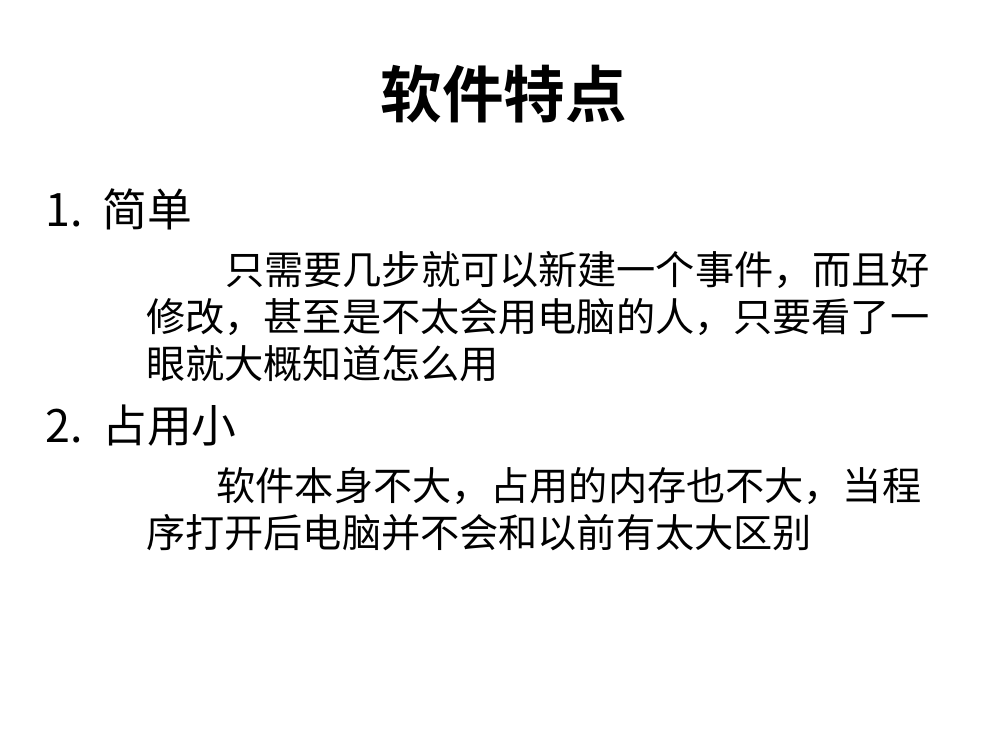
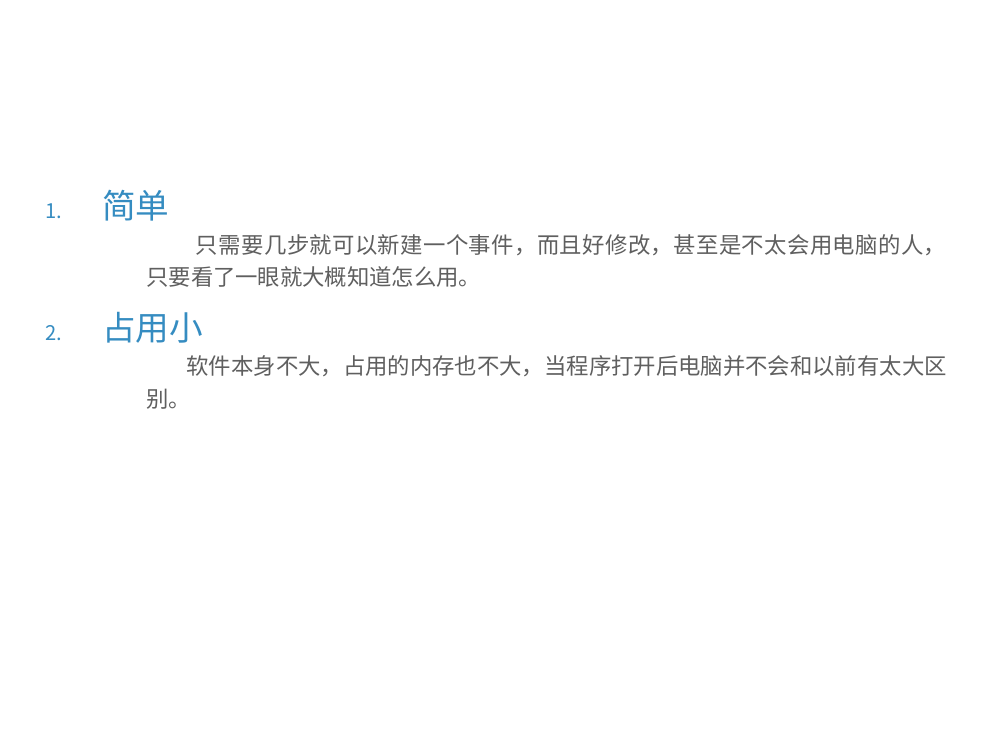
Before and after one commit to tzy502/test, a slide deck: slide 5 of G07项目介绍.ppt. Drawn at 1008x756 pixels with LibreOffice and Linux fonts; fonts in the diff are those of the drawing; background and template pictures are left out. Boxes give left, top, right and bottom in pixels: in the first picture for what was removed or moved away, otherwise in the second. Text is boxed around its words. In the diff, an @@ line names an element or a change of style, - is before the commit and + after.

```diff
--- a/G07项目介绍.ppt
+++ b/G07项目介绍.ppt
@@ title "软件特点": place and size @@
-title "软件特点" at (381,64,627,123)
+title "软件特点" at (93,0,879,82)
@@ title "软件特点" at (93,0,879,82): size 44 to 32 pt, font Calibri to Noto Sans CJK SC, text colour #000000 to #FFFFFF; line spacing 1 to 0.9; vertical alignment middle to bottom @@
@@ text at (102,190,203,343): size 32 to 24 pt, font Calibri to Noto Sans CJK SC, text colour #000000 to #358CC1 in "简单", "占用小"; alignment left to justified; line spacing 1 to 1.1; less space between paragraphs; bullet colour #000000 to #358CC1 @@
@@ text at (146,234,946,287): text changed; size 28 to 16 pt; font Calibri to Noto Sans CJK SC; text colour #000000 to #5F5F5F @@
-  只需要几步就可以新建一个事件，而且好修改，甚至是不太会用电脑的人，只要看了一眼就大概知道怎么用
+  只需要几步就可以新建一个事件，而且好修改，甚至是不太会用电脑的人，只要看了一眼就大概知道怎么用。
@@ text at (146,355,947,409): text changed; size 28 to 16 pt; font Calibri to Noto Sans CJK SC; text colour #000000 to #5F5F5F @@
-  软件本身不大，占用的内存也不大，当程序打开后电脑并不会和以前有太大区别
+  软件本身不大，占用的内存也不大，当程序打开后电脑并不会和以前有太大区别。
```
Also in this commit, not shown: 21 other slides changed, 1 slide added, 7 slides removed, 6 other files.
